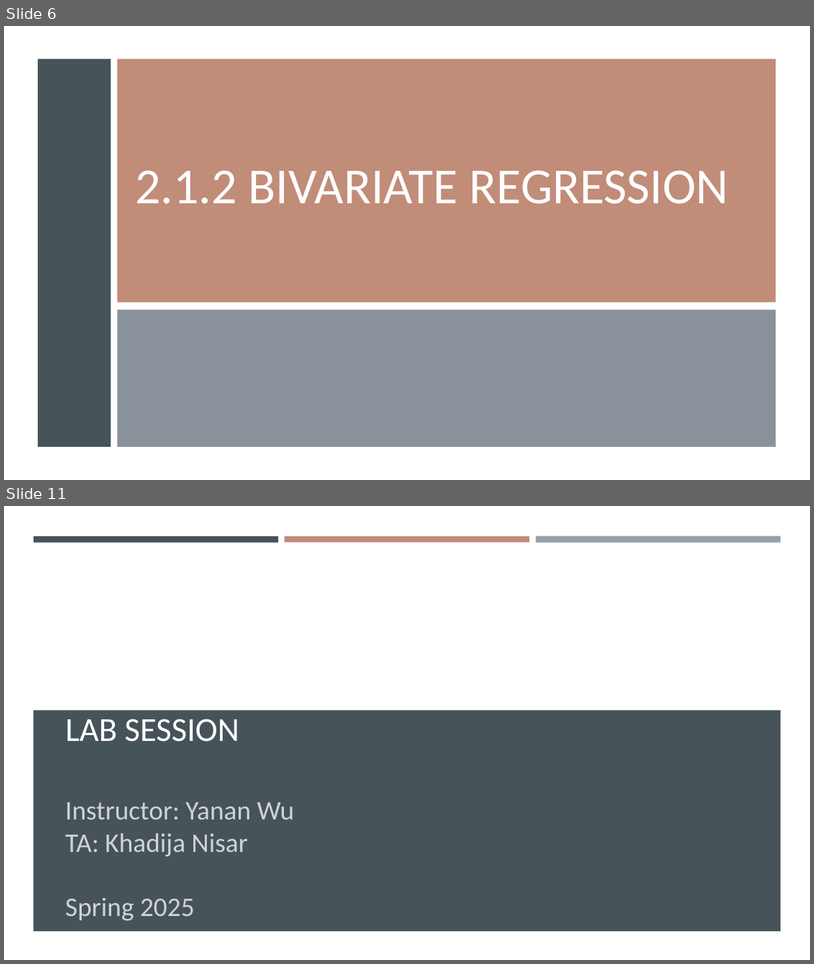
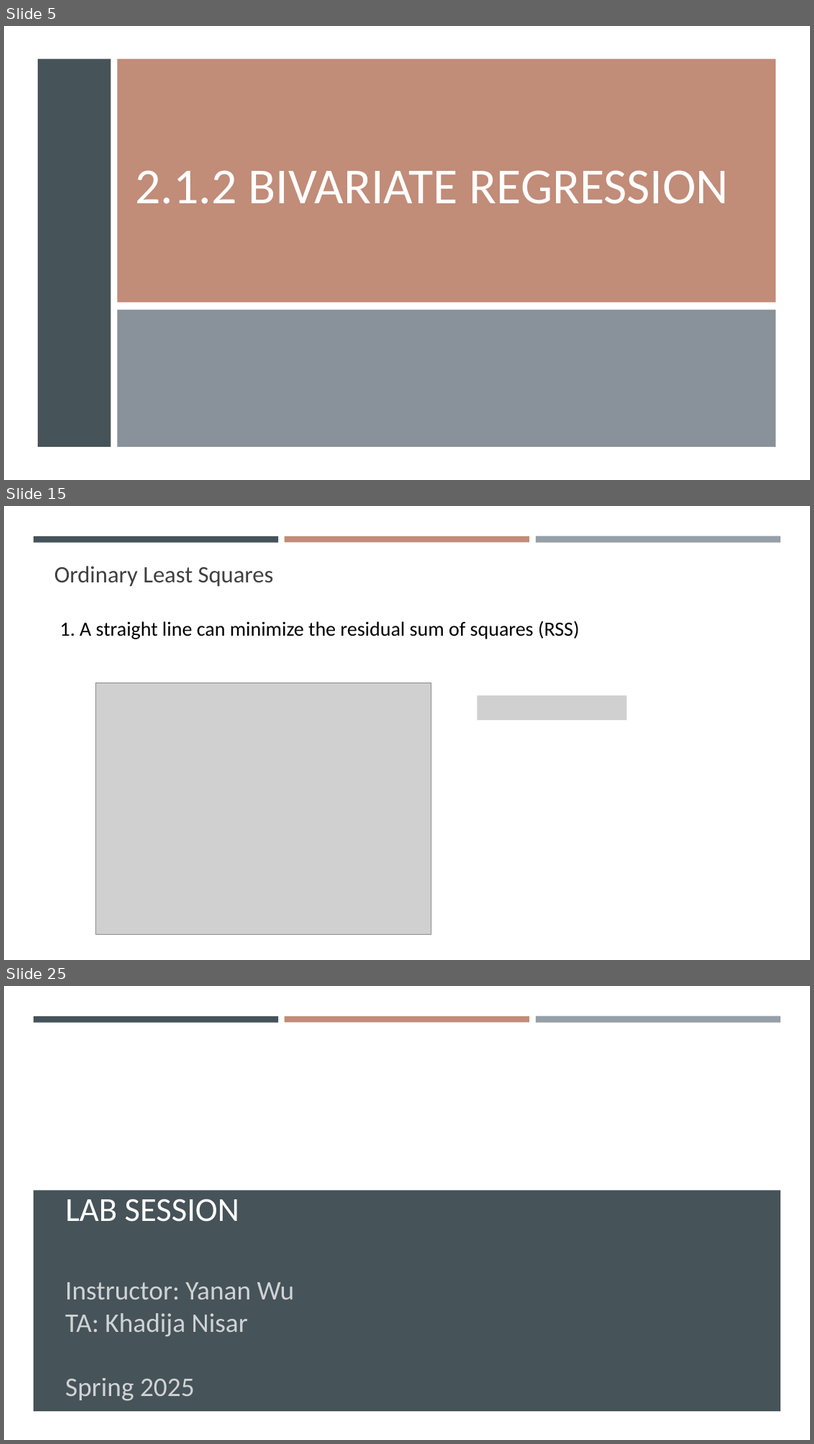
Before and after one commit to gisynw/geog-247, a slide deck: docs/Lectures/Week04/Week04_BivariateRegression.pptx. Shown one above the other, each under a label of ours: slides 6 and 11 before the commit, slides 5, 15 and 25 after it; the slides between them are not shown. The pictures are 814x964 and 814x1444 pixels, drawn with LibreOffice and Linux fonts; fonts in the diff are those of the drawing; grey boxes stand for pictures; background and template pictures are left out. Boxes give left, top, right and bottom in pixels: in the first picture for what was removed or moved away, otherwise in the second. Text is boxed around its words. In the diff, an @@ line names an element or a change of style, - is before the commit and + after.

```diff
--- a/docs/Lectures/Week04/Week04_BivariateRegression.pptx
+++ b/docs/Lectures/Week04/Week04_BivariateRegression.pptx
@@ slide 15 added at bbox=[4, 506, 810, 960], background #FFFFFF; not listed: 3 template elements that a slide beside it also shows @@
@@ text added at bbox=[54, 566, 274, 587], 28 pt, text #404040 @@
+Ordinary Least Squares
@@ text added at bbox=[60, 620, 580, 639], 24 pt, text #000000 @@
+1. A straight line can minimize the residual sum of squares (RSS)
@@ picture added at bbox=[95, 682, 431, 935] @@
@@ picture added at bbox=[478, 695, 628, 720] @@
@@ what was slide 6 is now slide 5 @@
@@ what was slide 11 is now slide 25 @@
```
Also in this commit, not shown: 3 slides changed, 14 other slides added, 1 slide removed, 2 other files.
